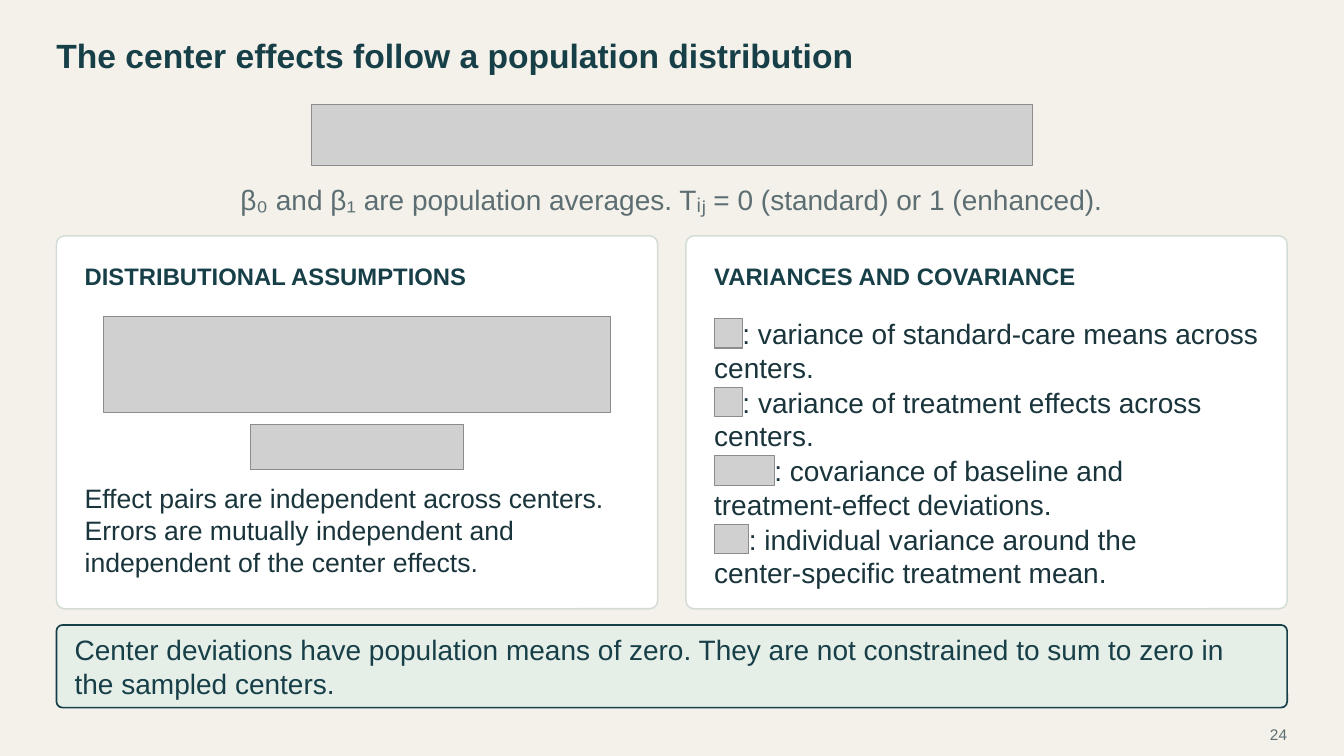
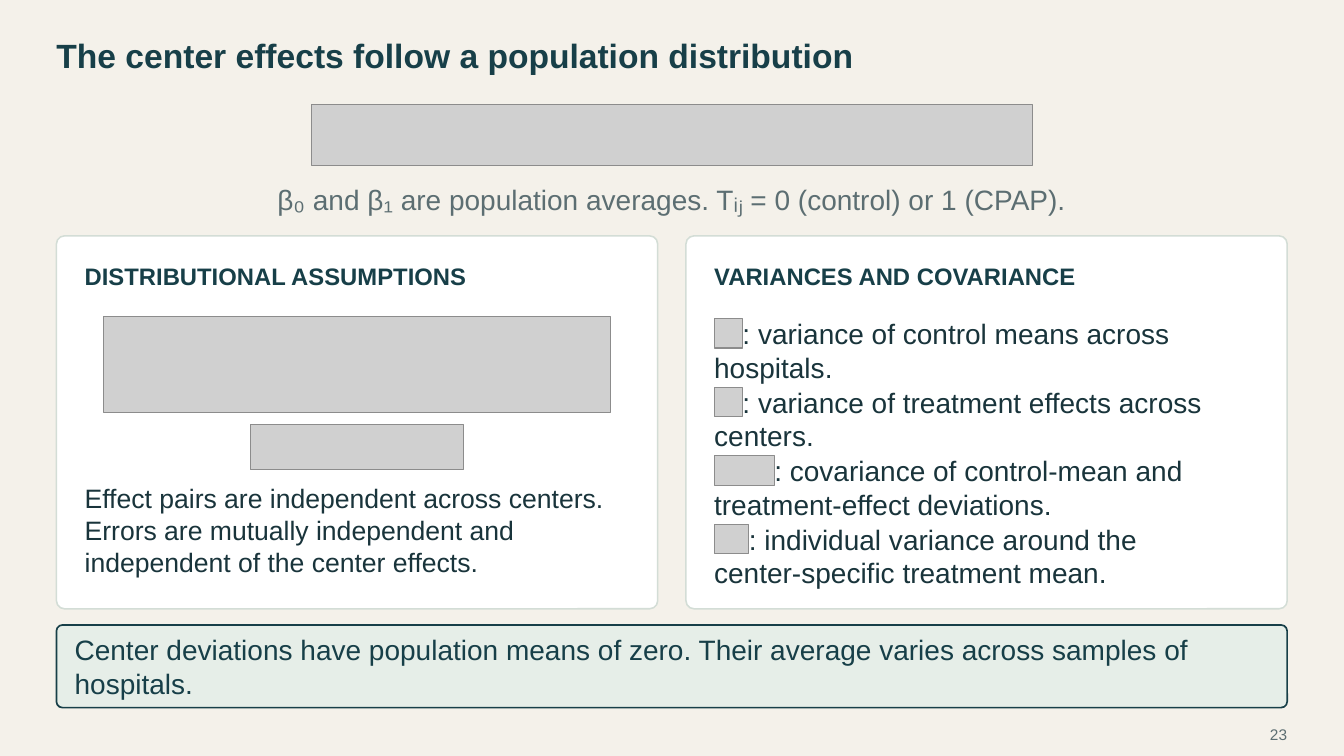
Before and after one commit to Postmus/BeyondMLR, a slide deck: slide 23 of lectures_2627/week2/Beyond_MLR_Week_2.pptx (slide 24 before the commit). Drawn at 1344x756 pixels with LibreOffice and Linux fonts; fonts in the diff are those of the drawing; grey boxes stand for pictures. Boxes give left, top, right and bottom in pixels: in the first picture for what was removed or moved away, otherwise in the second. Text is boxed around its words. In the diff, an @@ line names an element or a change of style, - is before the commit and + after.

```diff
--- a/lectures_2627/week2/Beyond_MLR_Week_2.pptx
+++ b/lectures_2627/week2/Beyond_MLR_Week_2.pptx
@@ text at <box>277,189,1066,215</box>: text changed @@
-β₀ and β₁ are population averages. Tᵢⱼ = 0 (standard) or 1 (enhanced).
+β₀ and β₁ are population averages. Tᵢⱼ = 0 (control) or 1 (CPAP).
@@ text at <box>758,323,1170,345</box>: text changed @@
-: variance of standard-care means across
+: variance of control means across
@@ text at <box>714,357,832,383</box>: text changed @@
-centers.
+hospitals.
@@ text at <box>790,460,1183,482</box>: text changed @@
-: covariance of baseline and
+: covariance of control-mean and
@@ text at <box>75,639,1187,699</box>: text changed @@
-Center deviations have population means of zero. They are not constrained to sum to zero in the sampled centers.
+Center deviations have population means of zero. Their average varies across samples of hospitals.
@@ page number at <box>1270,729,1287,740</box>: text changed @@
-24
+23
```
Also in this commit, not shown: 15 other slides changed, 3 slides added, 4 slides removed, 49 other files.
